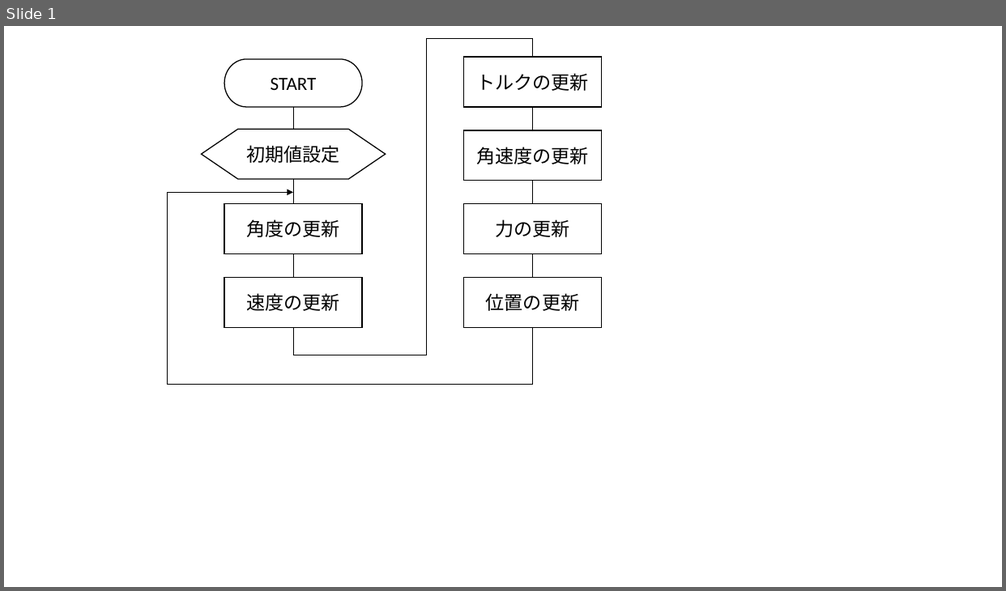
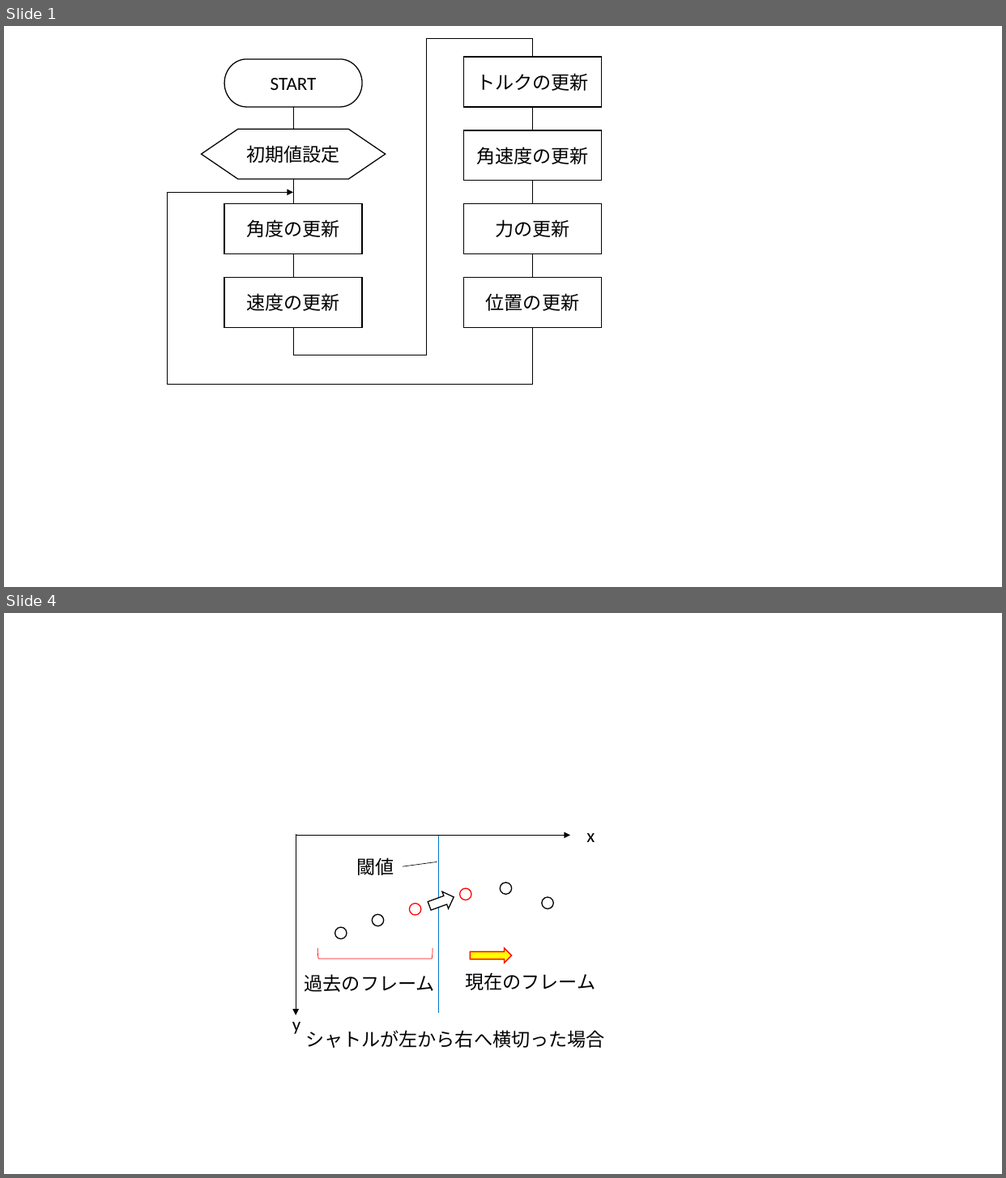
Before and after one commit to morishitamakoto0330/ShuttlecockSimulation, a slide deck: research/word/draft_image.pptx. Shown one above the other, each under a label of ours: slide 1 before the commit, slides 1 and 4 after it; the slides between them are not shown. The pictures are 1006x591 and 1006x1178 pixels, drawn with LibreOffice and Linux fonts; fonts in the diff are those of the drawing. Boxes give left, top, right and bottom in pixels: in the first picture for what was removed or moved away, otherwise in the second. Text is boxed around its words. In the diff, an @@ line names an element or a change of style, - is before the commit and + after.

```diff
--- a/research/word/draft_image.pptx
+++ b/research/word/draft_image.pptx
@@ slide 4 added at <box>4,613,1002,1174</box>, background #FFFFFF @@
@@ arrow added from (296, 835) to (296, 1016), #000000 0.5 pt @@
@@ arrow added from (296, 835) to (570, 835), #000000 0.5 pt @@
@@ line added from (438, 835) to (438, 1013), #0070C0 0.5 pt @@
@@ text added at <box>586,833,594,842</box>, 18 pt, text #000000 @@
+x
@@ text added at <box>357,858,394,875</box>, 18 pt, text #000000 @@
+閾値
@@ line added from (437, 862) to (403, 867), #000000 0.5 pt @@
@@ ellipse added at <box>410,904,422,915</box>, outline #FF0000 1 pt @@
@@ right arrow added at <box>426,889,457,915</box>, fill #FFFFFF, outline #000000 1 pt @@
@@ ellipse added at <box>460,888,472,901</box>, outline #FF0000 1 pt @@
@@ ellipse added at <box>501,883,513,895</box>, outline #000000 1 pt @@
@@ ellipse added at <box>542,897,553,909</box>, outline #000000 1 pt @@
@@ ellipse added at <box>335,927,347,939</box>, outline #000000 1 pt @@
@@ ellipse added at <box>373,914,385,926</box>, outline #000000 1 pt @@
@@ left bracket added at <box>318,948,432,959</box>, outline #FF0000 0.5 pt @@
@@ right arrow added at <box>471,948,513,964</box>, fill #FFFF00, outline #FF0000 1 pt @@
@@ text added at <box>305,974,435,992</box>, 18 pt, text #000000 @@
+過去のフレーム
@@ text added at <box>465,973,595,990</box>, 18 pt, text #000000 @@
+現在のフレーム
@@ text added at <box>292,1022,300,1034</box>, 18 pt, text #000000 @@
+y
@@ text added at <box>305,1030,605,1048</box>, 18 pt, text #000000 @@
+シャトルが左から右へ横切った場合
```
Also in this commit, not shown: 2 other slides added, 7 other files.
